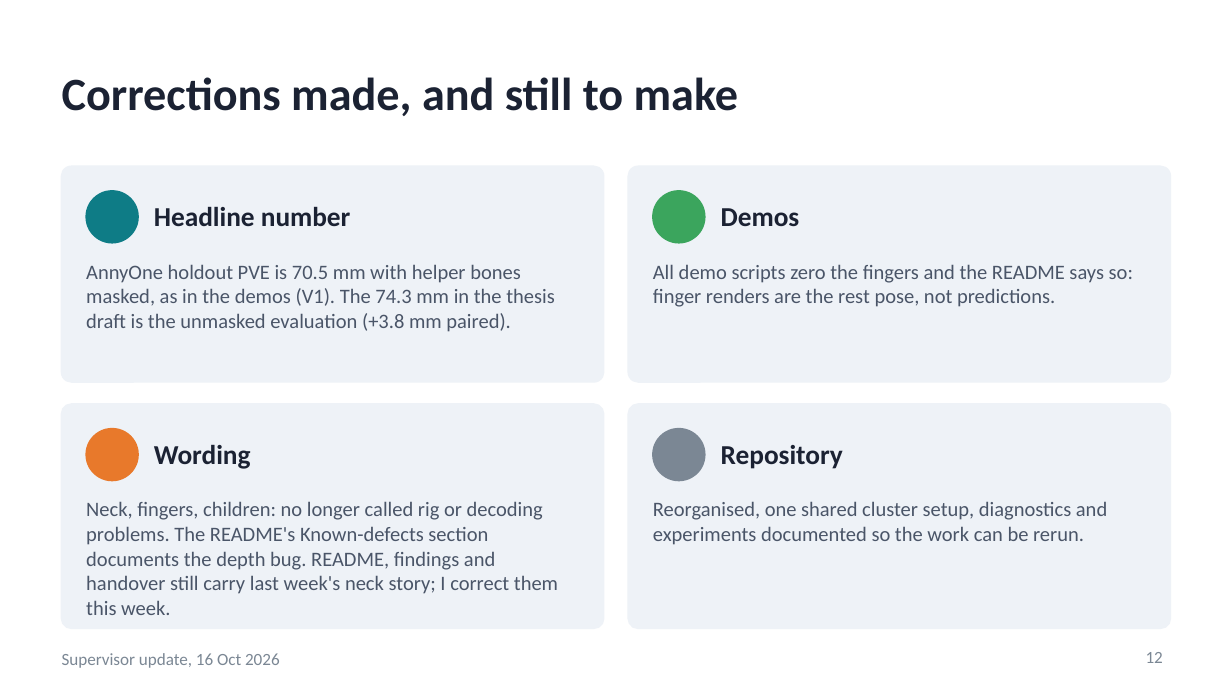
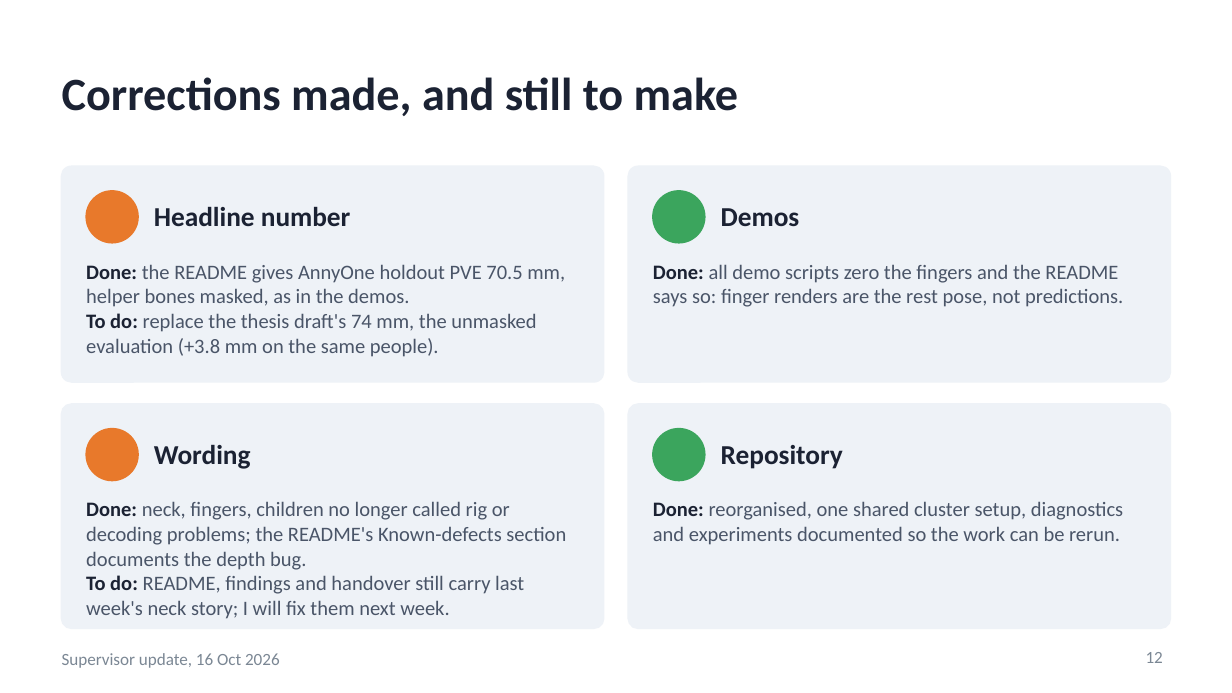
Before and after one commit to saadnajib/Multi-Person-Whole-Body-Human-Mesh-Recovery-in-a-Single-Shot-with-Annyone-dataset-and-3dpw-dataset, a slide deck: slide 12 of docs/supervisor_update_2026-10-16.pptx. Drawn at 1232x693 pixels with LibreOffice and Linux fonts; fonts in the diff are those of the drawing. Boxes give left, top, right and bottom in pixels: in the first picture for what was removed or moved away, otherwise in the second. Text is boxed around its words. In the diff, an @@ line names an element or a change of style, - is before the commit and + after.

```diff
--- a/docs/supervisor_update_2026-10-16.pptx
+++ b/docs/supervisor_update_2026-10-16.pptx
@@ ellipse at [86, 191, 138, 243]: fill #0E7C86 to #E8792B; outline #0E7C86 1 pt to #E8792B 1 pt @@
@@ text at [86, 264, 565, 357]: text changed @@
-AnnyOne holdout PVE is 70.5 mm with helper bones masked, as in the demos (V1). The 74.3 mm in the thesis draft is the unmasked evaluation (+3.8 mm paired).
+Done: the README gives AnnyOne holdout PVE 70.5 mm, helper bones masked, as in the demos.
+To do: replace the thesis draft's 74 mm, the unmasked evaluation (+3.8 mm on the same people).
@@ text at [653, 264, 1123, 307]: text changed @@
-All demo scripts zero the fingers and the README says so: finger renders are the rest pose, not predictions.
+Done: all demo scripts zero the fingers and the README says so: finger renders are the rest pose, not predictions.
@@ ellipse at [653, 429, 705, 480]: fill #7B8794 to #3BA55D; outline #7B8794 1 pt to #3BA55D 1 pt @@
@@ text at [86, 501, 566, 619]: text changed @@
-Neck, fingers, children: no longer called rig or decoding problems. The README's Known-defects section documents the depth bug. README, findings and handover still carry last week's neck story; I correct them this week.
+Done: neck, fingers, children no longer called rig or decoding problems; the README's Known-defects section documents the depth bug.
+To do: README, findings and handover still carry last week's neck story; I will fix them next week.
@@ text at [653, 501, 1123, 545]: text changed @@
-Reorganised, one shared cluster setup, diagnostics and experiments documented so the work can be rerun.
+Done: reorganised, one shared cluster setup, diagnostics and experiments documented so the work can be rerun.
```
Also in this commit, not shown: 11 other slides changed, 1 other file.
